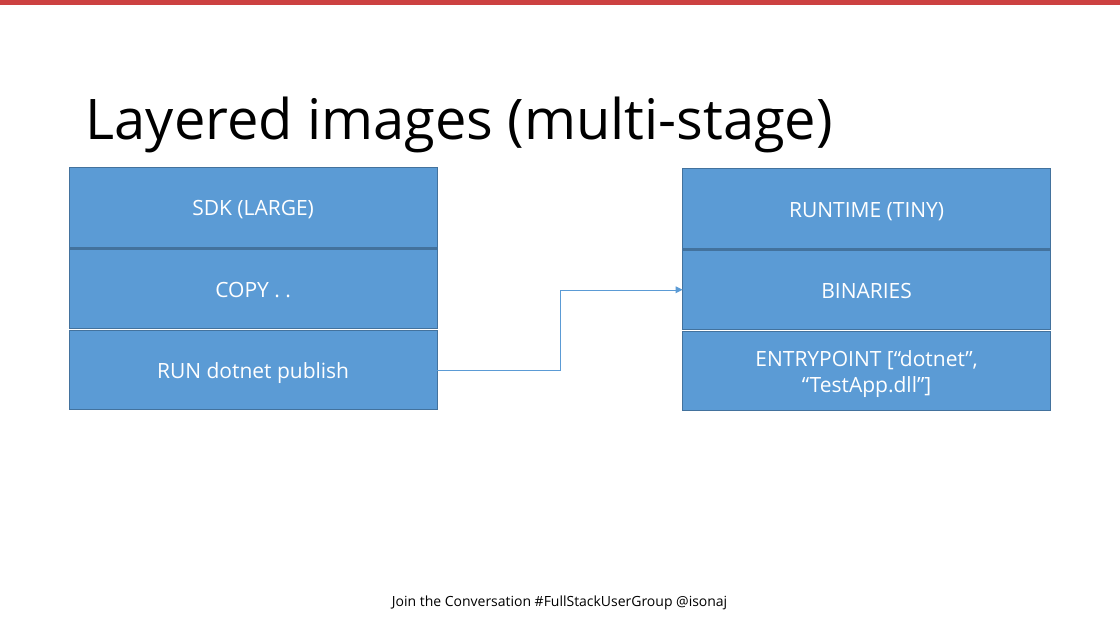
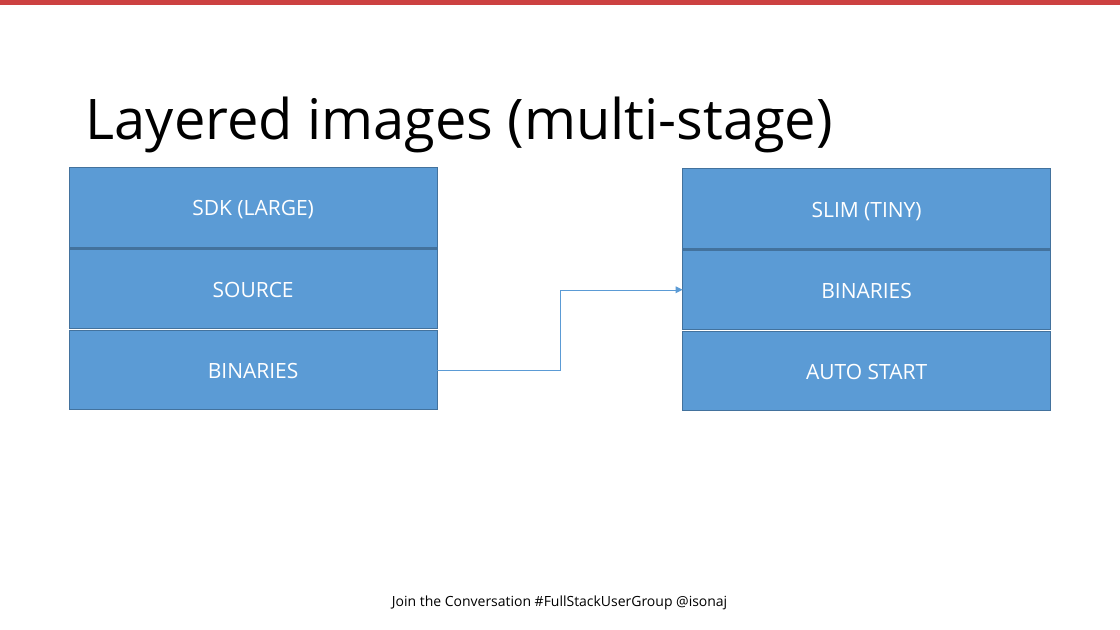
Before and after one commit to isonaj/FromZeroToKubernetes, a slide deck: slide 24 of slides/FromZeroToKubernetes.pptx. Drawn at 1120x630 pixels with LibreOffice and Linux fonts; fonts in the diff are those of the drawing; background and template pictures are left out. Boxes give left, top, right and bottom in pixels: in the first picture for what was removed or moved away, otherwise in the second. Text is boxed around its words. In the diff, an @@ line names an element or a change of style, - is before the commit and + after.

```diff
--- a/slides/FromZeroToKubernetes.pptx
+++ b/slides/FromZeroToKubernetes.pptx
@@ text in rectangle at bbox=[812, 202, 921, 221]: text changed @@
-RUNTIME (TINY)
+SLIM (TINY)
@@ text in rectangle at bbox=[213, 282, 294, 297]: text changed @@
-COPY . .
+SOURCE
@@ text in rectangle at bbox=[208, 363, 298, 378]: text changed @@
-RUN dotnet publish
+BINARIES
@@ text in rectangle at bbox=[806, 364, 928, 379]: text changed @@
-ENTRYPOINT [“dotnet”, “TestApp.dll”]
+AUTO START
```
Also in this commit, not shown: 2 other slides changed, 1 other file.
